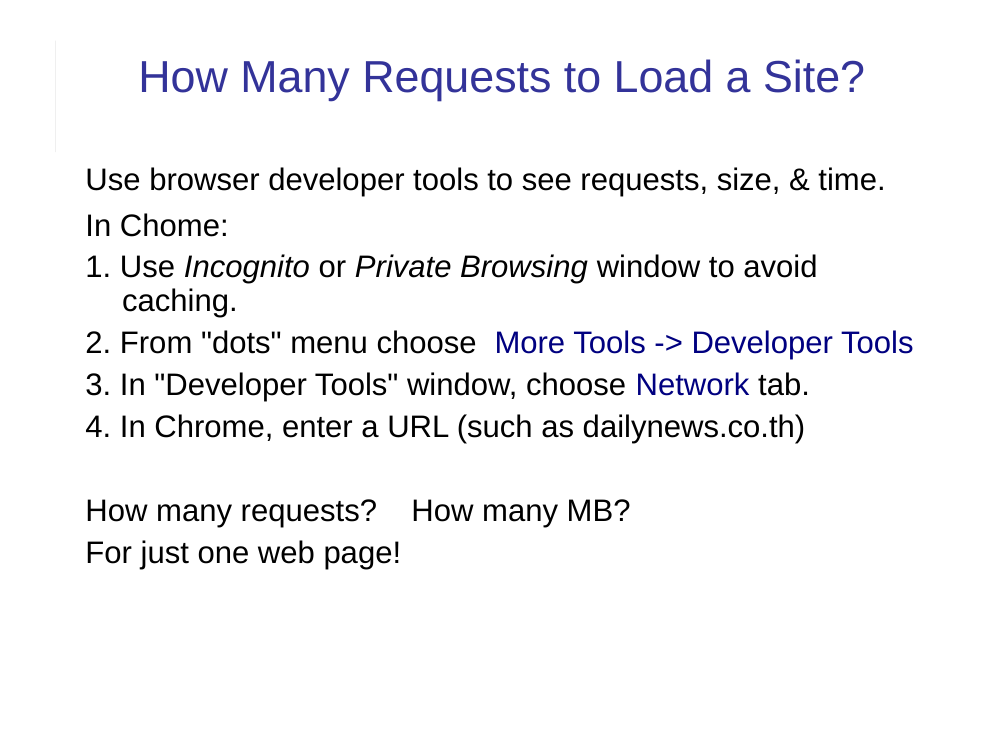
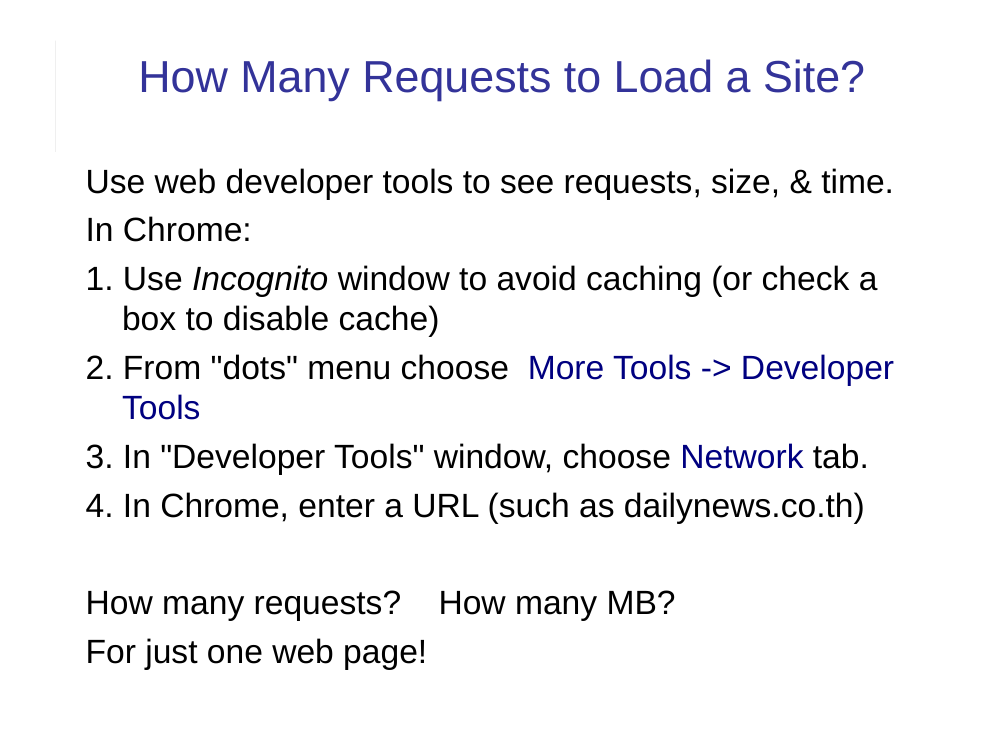
Before and after one commit to cpske/ISP, a slide deck: slide 20 of web/HTTP-in-Action.ppt. Drawn at 1008x756 pixels with LibreOffice and Linux fonts; fonts in the diff are those of the drawing. Boxes give left, top, right and bottom in pixels: in the first picture for what was removed or moved away, otherwise in the second. Text is boxed around its words. In the diff, an @@ line names an element or a change of style, - is before the commit and + after.

```diff
--- a/web/HTTP-in-Action.ppt
+++ b/web/HTTP-in-Action.ppt
@@ text at (x1=86, y1=168, x2=894, y2=337): text changed; size 22.2 to 24 pt @@
-Use browser developer tools to see requests, size, & time.
-In Chome:
-1. Use Incognito or Private Browsing window to avoid caching.
+Use web developer tools to see requests, size, & time.
+In Chrome:
+1. Use Incognito window to avoid caching (or check a box to disable cache)
@@ text at (x1=86, y1=354, x2=894, y2=670): size 22.2 to 24 pt in "2. From "dots" menu choose More Tools ...", "3. In "Developer Tools" window, choose Network ...", "4. In Chrome, enter a URL (such ...", "How many requests? How many MB?" and 1 more places; line spacing 0.9 to 1 @@
```
Also in this commit, not shown: 6 other slides changed, 1 other file.
